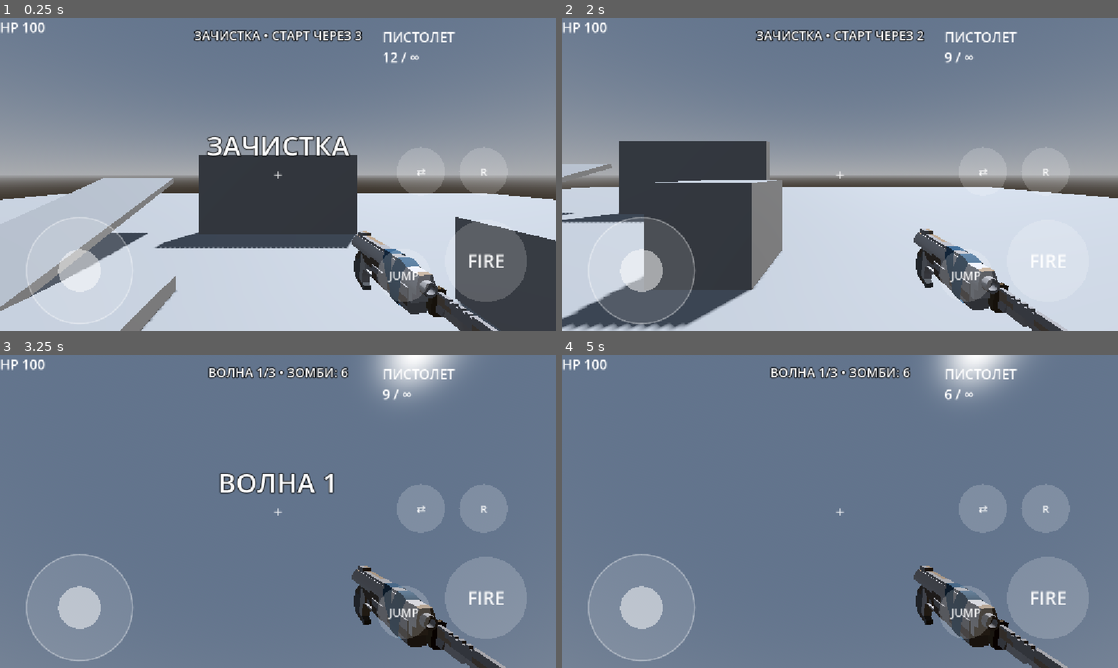
Above: before the commit, frames 1-4 (two rows, left to right).
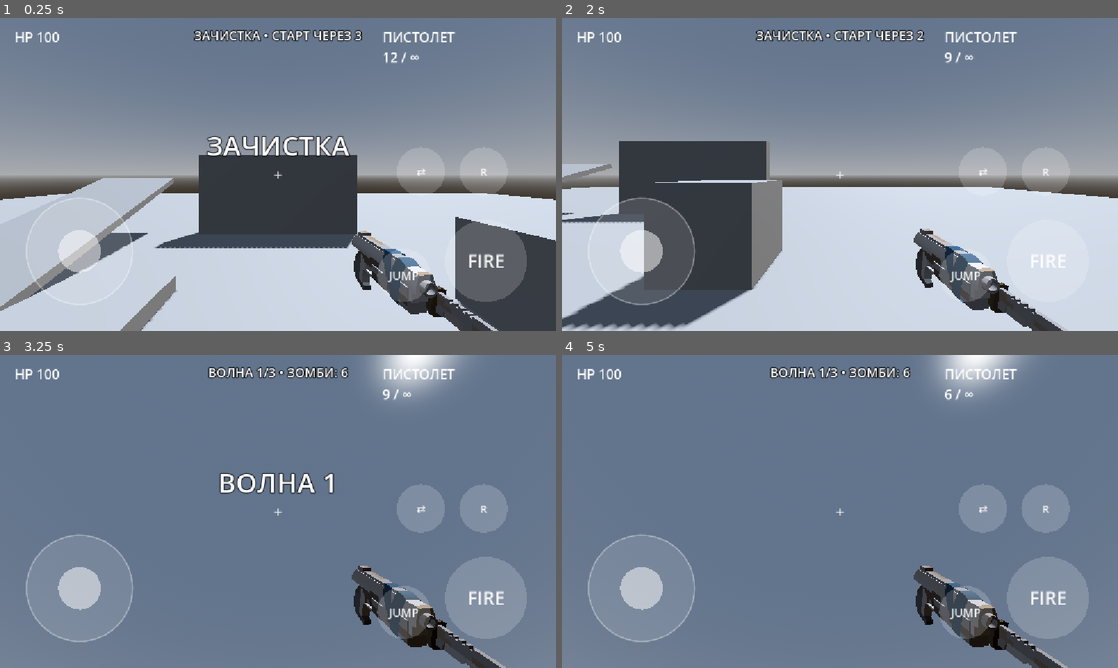
Above: after the commit, the same moments.

Repository: gsmboss/dead-zone
Game: Godot game, scene res://levels/test_level.tscn
The game is run twice, just before and just after one commit, with the same random seed, the same clock (stepped at 60 frames per second) and the same inputs. This scene is started directly instead of the project's main scene.
Inputs (mouse positions are in pixels of both pictures, inside the frame that each line leads up to):
- Up to frame 1 (0.25 s): no input
- Up to frame 2 (2 s): move the mouse to (962, 158) at 0.52 s; hold D (move_right) 0.53-1.25 s; hold F (fire) 0.53-1.25 s; click (962, 158) at 0.67 s; tap Space (jump) at 0.77 s; drag from (728, 190) to (812, 237) at 1.27 s
- Up to frame 3 (3.25 s): move the mouse to (333, 442) at 2.02 s; hold D (move_right) 2.03-2.75 s; tap Q (switch_weapon) at 2.1 s; drag from (250, 574) to (111, 464) at 2.77 s
- Up to frame 4 (5 s): tap Enter at 3.5 s; move the mouse to (1006, 558) at 3.52 s; hold A (move_left) 3.53-4.25 s; hold F (fire) 3.53-4.25 s; tap Space (jump) at 3.77 s; drag from (673, 464) to (756, 433) at 4.27 s

The runs differ from the first frame. In frame 1, 1.0% of the frame differs, in the area x 0-24%, y 1-89%; in frame 2, 1.6%; in frame 3, 1.7%, in the area x 0-24%, y 1-98%; in frame 4, 1.7%.

Commit message:
test_level: нормальные якоря HealthLabel, зона джойстика без лишних 40 px
Co-Authored-By: Claude Opus 5.5 <noreply@anthropic.com>
Claude-Session: https://claude.ai/code/session_01LjqrD6RmvFctAUL3Ui1auX

Diff:
--- a/levels/test_level.tscn
+++ b/levels/test_level.tscn
@@ -65,10 +65,9 @@
 
 [node name="Joystick" type="Control" parent="HUD/TouchControls" unique_id=1314025991]
 layout_mode = 1
+anchors_preset = -1
 anchor_right = 0.4
 anchor_bottom = 1.0
-offset_right = 40.0
-offset_bottom = 40.0
 script = ExtResource("3_e7anx")
 
 [node name="FireButton" type="Control" parent="HUD/TouchControls" unique_id=1688909280]
@@ -166,15 +165,10 @@
 script = ExtResource("6_wndkh")
 
 [node name="HealthLabel" type="Label" parent="HUD" unique_id=73412667]
-anchors_preset = -1
-anchor_left = 30.0
-anchor_top = 20.0
-anchor_right = 300.0
-anchor_bottom = 70.0
-offset_left = -34560.0
-offset_top = -12960.0
-offset_right = -345599.0
-offset_bottom = -45321.0
+offset_left = 30.0
+offset_top = 20.0
+offset_right = 300.0
+offset_bottom = 70.0
 theme_override_font_sizes/font_size = 28
 script = ExtResource("8_paa45")
 
